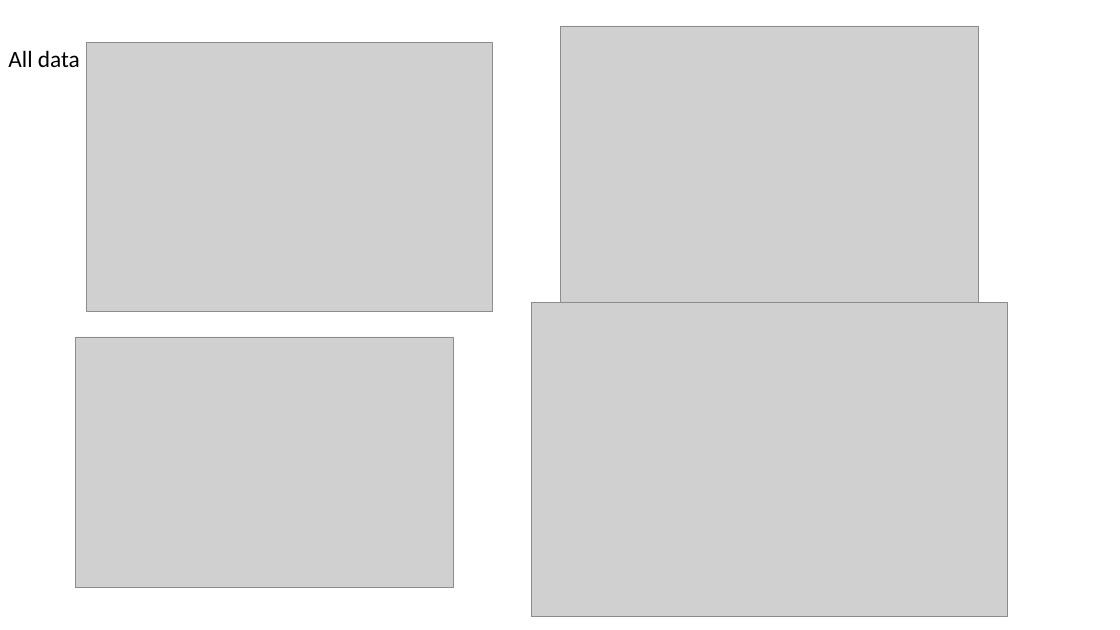
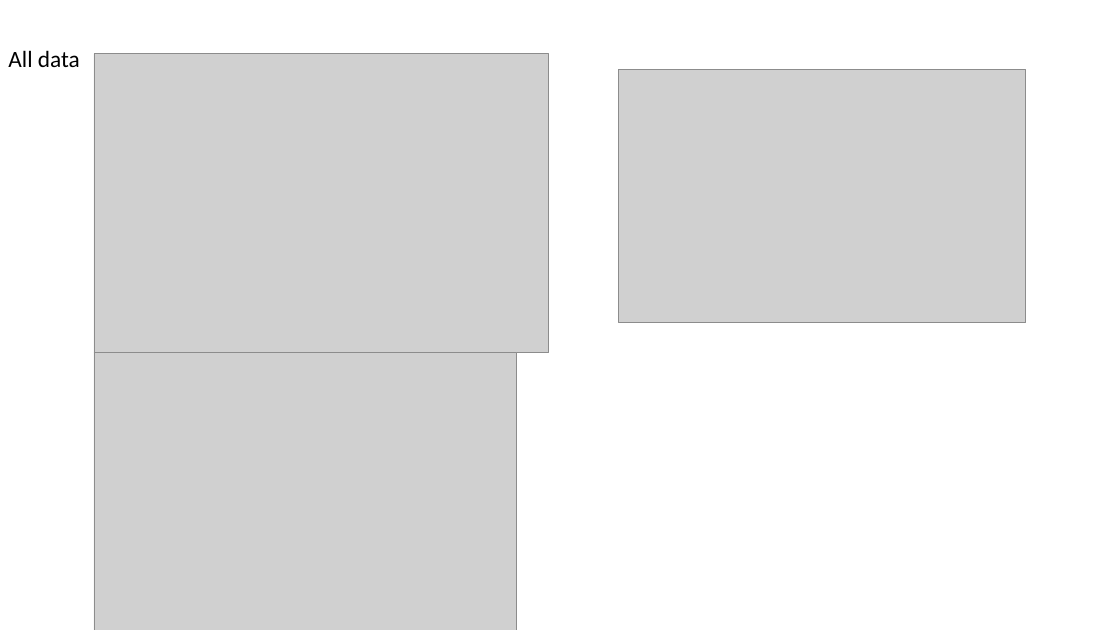
Before and after one commit to gpagnier/rampAnalysis, a slide deck: slide 5 of RampV08Instrumental2.0.pptx. Drawn at 1120x630 pixels with LibreOffice and Linux fonts; fonts in the diff are those of the drawing; grey boxes stand for pictures. Boxes give left, top, right and bottom in pixels: in the first picture for what was removed or moved away, otherwise in the second. Text is boxed around its words. In the diff, an @@ line names an element or a change of style, - is before the commit and + after.

```diff
--- a/RampV08Instrumental2.0.pptx
+++ b/RampV08Instrumental2.0.pptx
@@ picture: place and size @@
-picture at (87,43,492,312)
+picture at (94,54,549,353)
@@ picture: place and size @@
-picture at (560,26,979,302)
+picture at (618,69,1026,323)
@@ picture removed at (532,302,1007,617) @@
@@ picture: place and size @@
-picture at (75,337,454,587)
+picture at (94,352,517,630)
```
Also in this commit, not shown: 6 other slides changed, 4 slides added, 8 slides removed, 9 other files.
